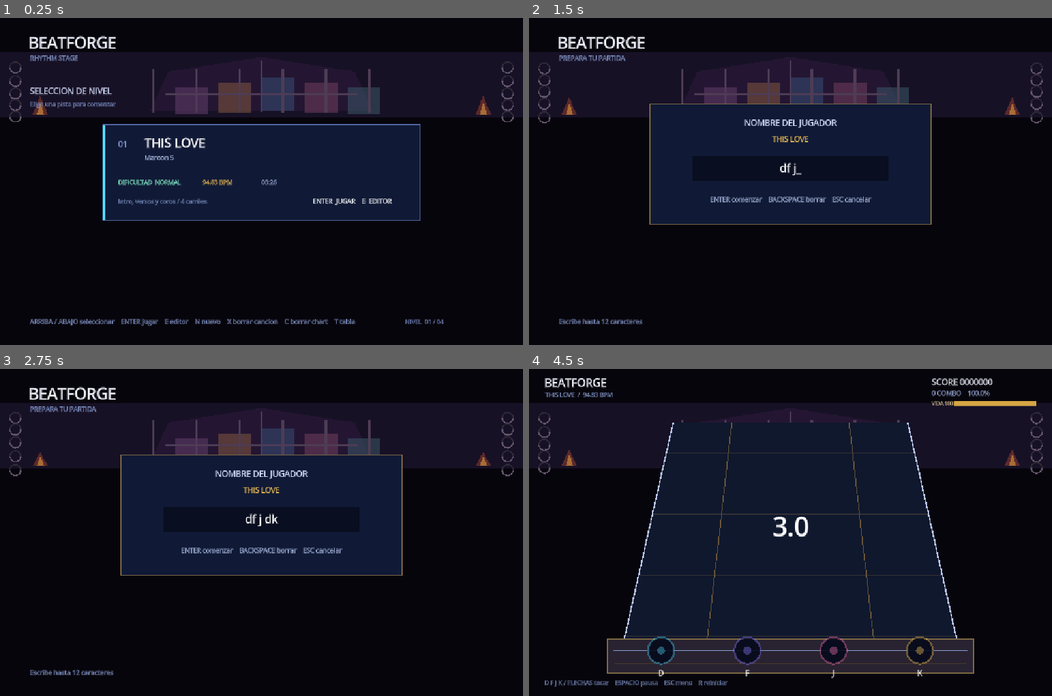
Above: before the commit, frames 1-4 (two rows, left to right).
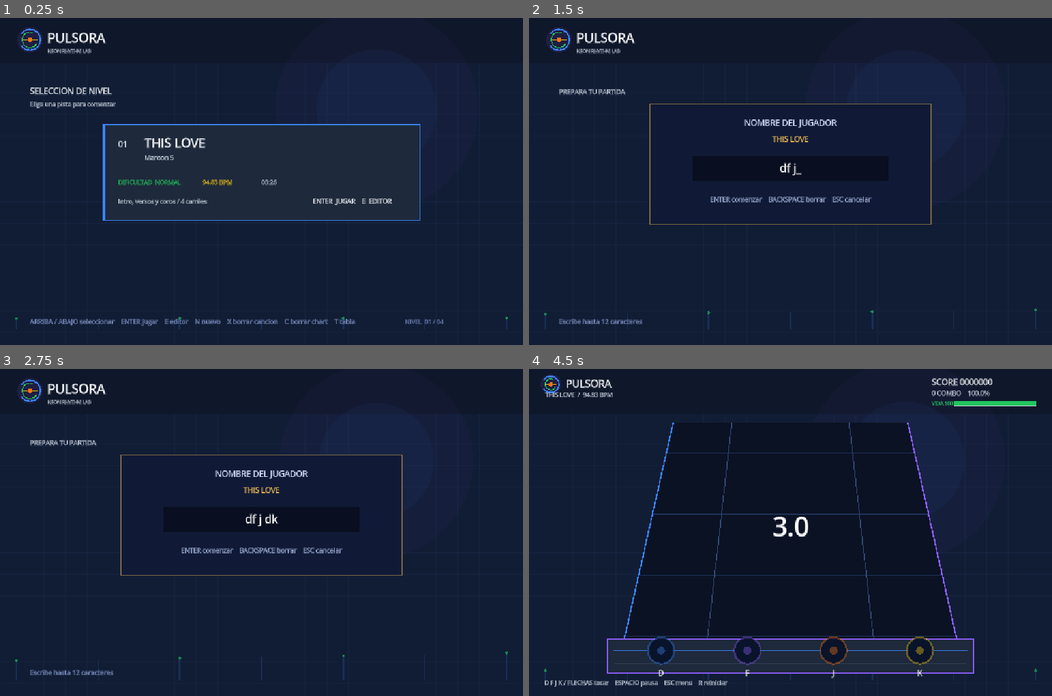
Above: after the commit, the same moments.

Repository: felipapa/Bateria
Game: Godot game, scene res://main.tscn
Two runs of this game, one before a commit and one after it. Both use one fixed random seed, a clock stepped at 60 frames per second and the inputs below. Sound files missing from this copy of the repository are replaced by a short silence.
Inputs (mouse positions are in pixels of both pictures, inside the frame that each line leads up to):
- Up to frame 1 (0.25 s): no input
- Up to frame 2 (1.5 s): tap Enter at 0.5 s; move the mouse to (905, 165) at 0.52 s; hold D 0.53-1.28 s; tap F at 0.6 s; click (905, 165) at 0.67 s; tap Space at 0.77 s; move the mouse to (685, 197) at 1.27 s; hold Down from 1.28 s (still down); tap J at 1.35 s
- Up to frame 3 (2.75 s): tap Space at 1.52 s; move the mouse to (313, 460) at 2.02 s; release Down at 2.03 s; hold D from 2.03 s (still down); tap K at 2.1 s
- Up to frame 4 (4.5 s): move the mouse to (764, 597) at 2.77 s; release D at 2.78 s; hold Up 2.78-3.53 s; tap R at 2.85 s; click (764, 597) at 2.92 s; tap Space at 3.02, 3.77, 4.25 s; move the mouse to (947, 581) at 3.52 s; hold Left from 3.53 s (still down); tap Enter at 3.6 s; move the mouse to (633, 483) at 4.27 s; tap E at 4.35 s

The runs differ from the first frame. In frame 1, 68% of the frame differs, in the area x 0-100%, y 0-100%; in frame 2, 67%; in frame 3, 67%; in frame 4, 47%.

Commit message:
refresh pulsora visual identity

Diff:
--- a/project.godot
+++ b/project.godot
@@ -10,7 +10,7 @@
 
 [application]
 
-config/name="Beatforge - Prototipo de Ritmo"
+config/name="Pulsora - Neon Rhythm Lab"
 run/main_scene="res://main.tscn"
 config/features=PackedStringArray("4.7")
 
@@ -29,4 +29,4 @@
 
 renderer/rendering_method="gl_compatibility"
 renderer/rendering_method.mobile="gl_compatibility"
-environment/defaults/default_clear_color=Color(0.027, 0.039, 0.09, 1)
+environment/defaults/default_clear_color=Color(0.059, 0.09, 0.165, 1)
--- a/scripts/rhythm_game.gd
+++ b/scripts/rhythm_game.gd
@@ -32,10 +32,10 @@
 
 const LANE_KEYS := ["D", "F", "J", "K"]
 const LANE_COLORS := [
-	Color("#52d6ff"),
-	Color("#8d7bff"),
-	Color("#ff72b6"),
-	Color("#ffc857")
+	Color("#3B82F6"),
+	Color("#8B5CF6"),
+	Color("#F97316"),
+	Color("#FACC15")
 ]
 const KEY_TO_LANE := {
 	KEY_D: 0,
@@ -49,6 +49,18 @@
 }
 const CUSTOM_LEVELS_PATH := "res://levels/custom_levels.json"
 const BUILTIN_LEVEL_COUNT := 3
+const BRAND_NAME := "PULSORA"
+const BRAND_TAGLINE := "NEON RHYTHM LAB"
+const COLOR_BACKGROUND := Color("#0F172A")
+const COLOR_BLUE := Color("#3B82F6")
+const COLOR_GREEN := Color("#22C55E")
+const COLOR_YELLOW := Color("#FACC15")
+const COLOR_ORANGE := Color("#F97316")
+const COLOR_RED := Color("#EF4444")
+const COLOR_WHITE := Color("#F8FAFC")
+const COLOR_PANEL := Color("#1E293B")
+const COLOR_LIGHT := Color("#CBD5E1")
+const COLOR_VIOLET := Color("#8B5CF6")
 
 var levels: Array = [
 	{
@@ -1246,31 +1258,43 @@
 		draw_set_transform(Vector2.ZERO, 0.0, Vector2.ONE)
 
 
+func _draw_brand(position: Vector2, compact: bool) -> void:
+	var radius := 18.0 if compact else 23.0
+	draw_circle(position, radius + 5.0, Color(COLOR_VIOLET, 0.12))
+	draw_arc(position, radius, -PI * 0.82, PI * 0.82, 24, COLOR_BLUE, 3.0)
+	draw_arc(position, radius - 6.0, PI * 0.18, TAU * 0.82, 20, COLOR_GREEN, 2.0)
+	draw_line(position + Vector2(-radius * 0.72, 0.0), position + Vector2(radius * 0.72, 0.0), COLOR_YELLOW, 2.0)
+	draw_circle(position, 5.0, COLOR_ORANGE)
+	var text_position := position + Vector2(radius + 15.0, 7.0)
+	draw_string(fallback_font, text_position, BRAND_NAME, HORIZONTAL_ALIGNMENT_LEFT, -1.0, 28 if not compact else 22, COLOR_WHITE)
+	if not compact:
+		draw_string(fallback_font, text_position + Vector2(1.0, 22.0), BRAND_TAGLINE, HORIZONTAL_ALIGNMENT_LEFT, -1.0, 10, COLOR_LIGHT)
+
+
 func _draw_menu() -> void:
 	var viewport_size := get_viewport_rect().size
 	_draw_animated_background(viewport_size, menu_time)
-
-	draw_string(fallback_font, Vector2(62.0, 68.0), "BEATFORGE", HORIZONTAL_ALIGNMENT_LEFT, -1.0, 34, Color("#f2f5ff"))
-	draw_string(fallback_font, Vector2(66.0, 94.0), "RHYTHM STAGE", HORIZONTAL_ALIGNMENT_LEFT, -1.0, 14, Color("#8296c9"))
-	draw_string(fallback_font, Vector2(66.0, 168.0), "SELECCION DE NIVEL", HORIZONTAL_ALIGNMENT_LEFT, -1.0, 18, Color("#d8e2ff"))
-	draw_string(fallback_font, Vector2(66.0, 195.0), "Elige una pista para comenzar", HORIZONTAL_ALIGNMENT_LEFT, -1.0, 13, Color("#778bbd"))
+	_draw_brand(Vector2(66.0, 48.0), false)
+
+	draw_string(fallback_font, Vector2(66.0, 168.0), "SELECCION DE NIVEL", HORIZONTAL_ALIGNMENT_LEFT, -1.0, 18, COLOR_WHITE)
+	draw_string(fallback_font, Vector2(66.0, 195.0), "Elige una pista para comenzar", HORIZONTAL_ALIGNMENT_LEFT, -1.0, 13, COLOR_LIGHT)
 
 	var card_size := Vector2(minf(700.0, viewport_size.x - 132.0), 210.0)
 	var card_position := Vector2((viewport_size.x - card_size.x) * 0.5, 235.0)
 	var card := Rect2(card_position, card_size)
-	draw_rect(card, Color("#101a36"))
-	draw_rect(card, Color("#536aa5"), false, 2.0)
+	draw_rect(card, COLOR_PANEL)
+	draw_rect(card, COLOR_BLUE, false, 2.0)
 	draw_rect(Rect2(card_position, Vector2(7.0, card_size.y)), LANE_COLORS[selected_level % LANE_COUNT])
 
 	var level: Dictionary = levels[selected_level]
-	draw_string(fallback_font, card_position + Vector2(34.0, 50.0), "%02d" % (selected_level + 1), HORIZONTAL_ALIGNMENT_LEFT, -1.0, 18, Color("#7f94ca"))
-	draw_string(fallback_font, card_position + Vector2(92.0, 51.0), str(level.title), HORIZONTAL_ALIGNMENT_LEFT, -1.0, 27, Color.WHITE)
-	draw_string(fallback_font, card_position + Vector2(92.0, 78.0), str(level.subtitle), HORIZONTAL_ALIGNMENT_LEFT, -1.0, 14, Color("#a9b8df"))
-	draw_string(fallback_font, card_position + Vector2(34.0, 132.0), "DIFICULTAD  " + str(level.difficulty), HORIZONTAL_ALIGNMENT_LEFT, -1.0, 13, Color("#8fffd6"))
-	draw_string(fallback_font, card_position + Vector2(220.0, 132.0), str(level.bpm_label), HORIZONTAL_ALIGNMENT_LEFT, -1.0, 13, Color("#ffc857"))
-	draw_string(fallback_font, card_position + Vector2(350.0, 132.0), str(level.length), HORIZONTAL_ALIGNMENT_LEFT, -1.0, 13, Color("#a9b8df"))
-	draw_string(fallback_font, card_position + Vector2(34.0, 174.0), str(level.notes), HORIZONTAL_ALIGNMENT_LEFT, -1.0, 13, Color("#778bbd"))
-	draw_string(fallback_font, card_position + Vector2(card_size.x - 260.0, 174.0), "ENTER  JUGAR    E  EDITOR", HORIZONTAL_ALIGNMENT_CENTER, 220.0, 14, Color("#ffffff"))
+	draw_string(fallback_font, card_position + Vector2(34.0, 50.0), "%02d" % (selected_level + 1), HORIZONTAL_ALIGNMENT_LEFT, -1.0, 18, COLOR_LIGHT)
+	draw_string(fallback_font, card_position + Vector2(92.0, 51.0), str(level.title), HORIZONTAL_ALIGNMENT_LEFT, -1.0, 27, COLOR_WHITE)
+	draw_string(fallback_font, card_position + Vector2(92.0, 78.0), str(level.subtitle), HORIZONTAL_ALIGNMENT_LEFT, -1.0, 14, COLOR_LIGHT)
+	draw_string(fallback_font, card_position + Vector2(34.0, 132.0), "DIFICULTAD  " + str(level.difficulty), HORIZONTAL_ALIGNMENT_LEFT, -1.0, 13, COLOR_GREEN)
+	draw_string(fallback_font, card_position + Vector2(220.0, 132.0), str(level.bpm_label), HORIZONTAL_ALIGNMENT_LEFT, -1.0, 13, COLOR_YELLOW)
+	draw_string(fallback_font, card_position + Vector2(350.0, 132.0), str(level.length), HORIZONTAL_ALIGNMENT_LEFT, -1.0, 13, COLOR_LIGHT)
+	draw_string(fallback_font, card_position + Vector2(34.0, 174.0), str(level.notes), HORIZONTAL_ALIGNMENT_LEFT, -1.0, 13, COLOR_LIGHT)
+	draw_string(fallback_font, card_position + Vector2(card_size.x - 260.0, 174.0), "ENTER  JUGAR    E  EDITOR", HORIZONTAL_ALIGNMENT_CENTER, 220.0, 14, COLOR_WHITE)
 
 	draw_string(fallback_font, Vector2(66.0, viewport_size.y - 46.0), "ARRIBA / ABAJO seleccionar    ENTER jugar    E editor    N nuevo    X borrar cancion    C borrar chart    T tabla", HORIZONTAL_ALIGNMENT_LEFT, -1.0, 14, Color("#8296c9"))
 	draw_string(fallback_font, Vector2(viewport_size.x - 260.0, viewport_size.y - 46.0), "NIVEL  %02d / %02d" % [selected_level + 1, levels.size()], HORIZONTAL_ALIGNMENT_LEFT, -1.0, 13, Color("#6678aa"))
@@ -1280,8 +1304,8 @@
 	var viewport_size := get_viewport_rect().size
 	_draw_animated_background(viewport_size, menu_time)
 	var level: Dictionary = levels[selected_level]
-	draw_string(fallback_font, Vector2(62.0, 68.0), "BEATFORGE", HORIZONTAL_ALIGNMENT_LEFT, -1.0, 34, Color("#f2f5ff"))
-	draw_string(fallback_font, Vector2(66.0, 94.0), "PREPARA TU PARTIDA", HORIZONTAL_ALIGNMENT_LEFT, -1.0, 14, Color("#8296c9"))
+	_draw_brand(Vector2(66.0, 48.0), false)
+	draw_string(fallback_font, Vector2(66.0, 168.0), "PREPARA TU PARTIDA", HORIZONTAL_ALIGNMENT_LEFT, -1.0, 14, COLOR_LIGHT)
 	var panel := Rect2((viewport_size.x - 620.0) * 0.5, 190.0, 620.0, 265.0)
 	draw_rect(panel, Color("#101a36"))
 	draw_rect(panel, Color("#806a45"), false, 2.0)
@@ -1299,8 +1323,8 @@
 func _draw_new_level() -> void:
 	var viewport_size := get_viewport_rect().size
 	_draw_animated_background(viewport_size, menu_time)
-	draw_string(fallback_font, Vector2(62.0, 68.0), "BEATFORGE", HORIZONTAL_ALIGNMENT_LEFT, -1.0, 34, Color("#f2f5ff"))
-	draw_string(fallback_font, Vector2(66.0, 94.0), "NUEVO NIVEL", HORIZONTAL_ALIGNMENT_LEFT, -1.0, 14, Color("#8296c9"))
+	_draw_brand(Vector2(66.0, 48.0), false)
+	draw_string(fallback_font, Vector2(66.0, 168.0), "NUEVO NIVEL", HORIZONTAL_ALIGNMENT_LEFT, -1.0, 14, COLOR_LIGHT)
 	var panel := Rect2((viewport_size.x - 780.0) * 0.5, 150.0, 780.0, 390.0)
 	draw_rect(panel, Color("#101a36"))
 	draw_rect(panel, Color("#806a45"), false, 2.0)
@@ -1343,8 +1367,8 @@
 	var viewport_size := get_viewport_rect().size
 	_draw_animated_background(viewport_size, menu_time)
 	var level: Dictionary = levels[selected_level]
-	draw_string(fallback_font, Vector2(62.0, 68.0), "BEATFORGE", HORIZONTAL_ALIGNMENT_LEFT, -1.0, 34, Color("#f2f5ff"))
-	draw_string(fallback_font, Vector2(66.0, 94.0), "TABLA DE PUNTUACIONES", HORIZONTAL_ALIGNMENT_LEFT, -1.0, 14, Color("#8296c9"))
+	_draw_brand(Vector2(66.0, 48.0), false)
+	draw_string(fallback_font, Vector2(66.0, 168.0), "TABLA DE PUNTUACIONES", HORIZONTAL_ALIGNMENT_LEFT, -1.0, 14, COLOR_LIGHT)
 	draw_string(fallback_font, Vector2(66.0, 154.0), "ARRIBA / ABAJO cambia de nivel", HORIZONTAL_ALIGNMENT_LEFT, -1.0, 13, Color("#778bbd"))
 	draw_string(fallback_font, Vector2(viewport_size.x - 280.0, 154.0), str(level.title), HORIZONTAL_ALIGNMENT_LEFT, -1.0, 17, Color("#ffc857"))
 
@@ -1374,7 +1398,8 @@
 func _draw_editor() -> void:
 	var viewport_size := get_viewport_rect().size
 	_draw_animated_background(viewport_size, menu_time)
-	draw_string(fallback_font, Vector2(34.0, 42.0), "BEATFORGE  /  LEVEL EDITOR", HORIZONTAL_ALIGNMENT_LEFT, -1.0, 24, Color("#f2f5ff"))
+	_draw_brand(Vector2(48.0, 34.0), true)
+	draw_string(fallback_font, Vector2(180.0, 42.0), "LEVEL EDITOR", HORIZONTAL_ALIGNMENT_LEFT, -1.0, 20, COLOR_WHITE)
 	var editor_level: Dictionary = levels[selected_level]
 	draw_string(fallback_font, Vector2(36.0, 64.0), str(editor_level.title) + "  /  " + str(editor_level.bpm_label), HORIZONTAL_ALIGNMENT_LEFT, -1.0, 13, Color("#8296c9"))
 
@@ -1448,24 +1473,24 @@
 		Vector2(field_left + field_width, highway_bottom),
 		Vector2(field_left, highway_bottom)
 	])
-	draw_colored_polygon(highway, Color("#10182d"))
+	draw_colored_polygon(highway, Color("#0B1224"))
 
 	for row in range(9):
 		var progress := float(row) / 8.0
 		var y := lerpf(SPAWN_Y, highway_bottom, progress)
 		var width_at := lerpf(top_width, field_width, progress)
 		var left_at := field_left + (field_width - width_at) * 0.5
-		draw_line(Vector2(left_at, y), Vector2(left_at + width_at, y), Color(0.42, 0.34, 0.26, 0.42), 1.0)
+		draw_line(Vector2(left_at, y), Vector2(left_at + width_at, y), Color(0.23, 0.38, 0.65, 0.42), 1.0)
 
 	for lane in range(1, LANE_COUNT):
 		var top_x := field_left + (field_width - top_width) * 0.5 + top_width * float(lane) / LANE_COUNT
 		var bottom_x := field_left + field_width * float(lane) / LANE_COUNT
-		draw_line(Vector2(top_x, SPAWN_Y), Vector2(bottom_x, highway_bottom), Color("#6c573c"), 2.0)
+		draw_line(Vector2(top_x, SPAWN_Y), Vector2(bottom_x, highway_bottom), Color("#334B78"), 2.0)
 
 	var left_top := field_left + (field_width - top_width) * 0.5
 	var right_top := left_top + top_width
-	draw_line(Vector2(left_top, SPAWN_Y), Vector2(field_left, highway_bottom), Color("#b7c5e8"), 3.0)
-	draw_line(Vector2(right_top, SPAWN_Y), Vector2(field_left + field_width, highway_bottom), Color("#b7c5e8"), 3.0)
+	draw_line(Vector2(left_top, SPAWN_Y), Vector2(field_left, highway_bottom), COLOR_BLUE, 3.0)
+	draw_line(Vector2(right_top, SPAWN_Y), Vector2(field_left + field_width, highway_bottom), COLOR_VIOLET, 3.0)
 
 	# Notes use the same perspective interpolation as the highway lines.
 	for note in active_notes:
@@ -1499,10 +1524,10 @@
 
 	# Receptors sit at the wide end of the highway.
 	var receptor_lane_width := field_width / LANE_COUNT
-	draw_rect(Rect2(field_left - 22.0, JUDGEMENT_Y - 25.0, field_width + 44.0, 74.0), Color("#292331"))
-	draw_rect(Rect2(field_left - 22.0, JUDGEMENT_Y - 25.0, field_width + 44.0, 74.0), Color("#806a45"), false, 2.0)
-	draw_line(Vector2(field_left - 8.0, JUDGEMENT_Y + 28.0), Vector2(field_left + field_width + 8.0, JUDGEMENT_Y + 28.0), Color("#4b3b2d"), 2.0)
-	var line_color := Color("#ffffff") if pulse_timer > 0.0 else Color("#8da5db")
+	draw_rect(Rect2(field_left - 22.0, JUDGEMENT_Y - 25.0, field_width + 44.0, 74.0), COLOR_PANEL)
+	draw_rect(Rect2(field_left - 22.0, JUDGEMENT_Y - 25.0, field_width + 44.0, 74.0), COLOR_VIOLET, false, 2.0)
+	draw_line(Vector2(field_left - 8.0, JUDGEMENT_Y + 28.0), Vector2(field_left + field_width + 8.0, JUDGEMENT_Y + 28.0), Color("#334155"), 2.0)
+	var line_color := COLOR_WHITE if pulse_timer > 0.0 else COLOR_BLUE
 	draw_line(Vector2(field_left - 10.0, JUDGEMENT_Y), Vector2(field_left + field_width + 10.0, JUDGEMENT_Y), line_color, 3.0)
 	for lane in range(LANE_COUNT):
 		var center_x := field_left + receptor_lane_width * (lane + 0.5)
@@ -1511,10 +1536,10 @@
 		var receptor_color: Color = LANE_COLORS[lane]
 		if lane_flash[lane] <= 0.0:
 			receptor_color = Color(receptor_color, 0.38)
-		draw_circle(Vector2(center_x, JUDGEMENT_Y), radius, Color(0.02, 0.04, 0.10, 0.9))
+		draw_circle(Vector2(center_x, JUDGEMENT_Y), radius, Color(0.03, 0.07, 0.16, 0.95))
 		draw_arc(Vector2(center_x, JUDGEMENT_Y), radius, 0.0, TAU, 28, receptor_color, 4.0)
 		draw_circle(Vector2(center_x, JUDGEMENT_Y), radius * 0.30, receptor_color)
-		draw_string(fallback_font, Vector2(center_x - receptor_lane_width * 0.5, JUDGEMENT_Y + 56.0), LANE_KEYS[lane], HORIZONTAL_ALIGNMENT_CENTER, receptor_lane_width, 17, Color.WHITE)
+		draw_string(fallback_font, Vector2(center_x - receptor_lane_width * 0.5, JUDGEMENT_Y + 56.0), LANE_KEYS[lane], HORIZONTAL_ALIGNMENT_CENTER, receptor_lane_width, 17, COLOR_WHITE)
 	_draw_hit_effects(field_left, field_width)
 
 	if song_time < 0.0:
@@ -1576,75 +1601,51 @@
 
 
 func _draw_animated_background(viewport_size: Vector2, animation_time: float) -> void:
-	draw_rect(Rect2(Vector2.ZERO, viewport_size), Color("#07050c"))
-	draw_rect(Rect2(0.0, 74.0, viewport_size.x, 145.0), Color("#171126"))
+	draw_rect(Rect2(Vector2.ZERO, viewport_size), COLOR_BACKGROUND)
+	draw_rect(Rect2(0.0, 100.0, viewport_size.x, viewport_size.y - 100.0), Color("#111D35"))
 	var pulse := 0.5 + 0.5 * sin(animation_time * 2.0)
-	var center_x := viewport_size.x * 0.5
-	# Broken cathedral window, deliberately low contrast so the highway stays readable.
-	draw_colored_polygon(PackedVector2Array([
-		Vector2(center_x - 245.0, 205.0), Vector2(center_x - 205.0, 118.0),
-		Vector2(center_x, 86.0), Vector2(center_x + 205.0, 118.0),
-		Vector2(center_x + 245.0, 205.0)
-	]), Color("#241633"))
-	var glass_colors := [Color("#58365f", 0.65), Color("#8d603e", 0.48), Color("#344a70", 0.58), Color("#75405d", 0.52), Color("#3c5a68", 0.52)]
-	for pane in range(5):
-		var pane_x := center_x - 190.0 + pane * 95.0
-		draw_rect(Rect2(pane_x, 130.0 + absf(2 - pane) * 12.0, 72.0, 75.0 - absf(2 - pane) * 9.0), glass_colors[pane])
-	# Stone mullions and the broken cross at the center.
-	for pane in range(6):
-		var mullion_x := center_x - 238.0 + pane * 95.0
-		draw_line(Vector2(mullion_x, 112.0), Vector2(mullion_x, 210.0), Color("#4e3c55"), 5.0)
-	draw_line(Vector2(center_x - 212.0, 167.0), Vector2(center_x + 212.0, 167.0), Color("#4e3c55"), 5.0)
-	draw_line(Vector2(center_x, 94.0), Vector2(center_x, 207.0), Color("#4e3c55"), 5.0)
-	# Iron chain silhouettes on either side of the stage.
-	for side in range(2):
-		var chain_x := 34.0 if side == 0 else viewport_size.x - 34.0
-		for link in range(5):
-			var link_y := 108.0 + link * 28.0 + sin(animation_time * 1.2 + link) * 3.0
-			draw_arc(Vector2(chain_x, link_y), 12.0, 0.0, PI, 14, Color("#62546a"), 3.0)
-			draw_arc(Vector2(chain_x, link_y), 12.0, PI, TAU, 14, Color("#302936"), 3.0)
-	# Small altar flames at the edges react to the beat pulse.
-	for side in range(2):
-		var flame_x := 88.0 if side == 0 else viewport_size.x - 88.0
-		var flame_height := 28.0 + pulse * 20.0
-		draw_colored_polygon(PackedVector2Array([
-			Vector2(flame_x - 16.0, 213.0), Vector2(flame_x - 7.0, 213.0 - flame_height * 0.55),
-			Vector2(flame_x + 1.0, 213.0 - flame_height), Vector2(flame_x + 8.0, 213.0 - flame_height * 0.48),
-			Vector2(flame_x + 18.0, 213.0)
-		]), Color("#a7432e", 0.48))
-		draw_colored_polygon(PackedVector2Array([
-			Vector2(flame_x - 7.0, 213.0), Vector2(flame_x + 1.0, 213.0 - flame_height * 0.68),
-			Vector2(flame_x + 9.0, 213.0)
-		]), Color("#e3a33f", 0.56))
+	var center := Vector2(viewport_size.x * 0.72, viewport_size.y * 0.28)
+	draw_circle(center, 210.0 + pulse * 18.0, Color(COLOR_VIOLET, 0.035))
+	draw_circle(center, 125.0 + pulse * 10.0, Color(COLOR_BLUE, 0.045))
+	for x in range(0, int(viewport_size.x) + 1, 48):
+		draw_line(Vector2(x, 100.0), Vector2(x, viewport_size.y), Color(0.20, 0.32, 0.52, 0.10), 1.0)
+	for y in range(116, int(viewport_size.y), 48):
+		draw_line(Vector2(0.0, y), Vector2(viewport_size.x, y), Color(0.20, 0.32, 0.52, 0.10), 1.0)
+	for index in range(7):
+		var x := 36.0 + index * 180.0
+		var height := 20.0 + fmod(animation_time * (8.0 + index), 42.0)
+		draw_line(Vector2(x, viewport_size.y - 36.0), Vector2(x, viewport_size.y - 36.0 - height), Color(COLOR_BLUE, 0.18), 3.0)
+		if index % 2 == 0:
+			draw_circle(Vector2(x, viewport_size.y - 36.0 - height), 3.0, Color(COLOR_GREEN, 0.60))
 
 
 func _draw_header(viewport_size: Vector2) -> void:
-	draw_string(fallback_font, Vector2(34.0, 40.0), "BEATFORGE", HORIZONTAL_ALIGNMENT_LEFT, -1.0, 24, Color("#f2f5ff"))
+	_draw_brand(Vector2(48.0, 34.0), true)
 	var game_level: Dictionary = levels[selected_level]
-	draw_string(fallback_font, Vector2(36.0, 62.0), str(game_level.title) + "  /  " + str(game_level.bpm_label), HORIZONTAL_ALIGNMENT_LEFT, -1.0, 13, Color("#8296c9"))
+	draw_string(fallback_font, Vector2(36.0, 62.0), str(game_level.title) + "  /  " + str(game_level.bpm_label), HORIZONTAL_ALIGNMENT_LEFT, -1.0, 13, COLOR_LIGHT)
 	var accuracy := _accuracy_percent()
-	draw_string(fallback_font, Vector2(viewport_size.x - 265.0, 36.0), "SCORE %07d" % score, HORIZONTAL_ALIGNMENT_LEFT, -1.0, 18, Color("#f2f5ff"))
-	draw_string(fallback_font, Vector2(viewport_size.x - 265.0, 59.0), "%d COMBO    %.1f%%" % [combo, accuracy], HORIZONTAL_ALIGNMENT_LEFT, -1.0, 14, Color("#9aacdb"))
-	draw_string(fallback_font, Vector2(viewport_size.x - 265.0, 80.0), "VIDA %03d" % int(life), HORIZONTAL_ALIGNMENT_LEFT, -1.0, 11, Color("#c9b58a"))
-	draw_rect(Rect2(viewport_size.x - 215.0, 70.0, 180.0, 12.0), Color("#251b27"))
-	var life_color := Color("#d6a642") if life > 35.0 else Color("#b84646")
+	draw_string(fallback_font, Vector2(viewport_size.x - 265.0, 36.0), "SCORE %07d" % score, HORIZONTAL_ALIGNMENT_LEFT, -1.0, 18, COLOR_WHITE)
+	draw_string(fallback_font, Vector2(viewport_size.x - 265.0, 59.0), "%d COMBO    %.1f%%" % [combo, accuracy], HORIZONTAL_ALIGNMENT_LEFT, -1.0, 14, COLOR_LIGHT)
+	draw_string(fallback_font, Vector2(viewport_size.x - 265.0, 80.0), "VIDA %03d" % int(life), HORIZONTAL_ALIGNMENT_LEFT, -1.0, 11, COLOR_GREEN)
+	draw_rect(Rect2(viewport_size.x - 215.0, 70.0, 180.0, 12.0), Color("#0B1224"))
+	var life_color := COLOR_GREEN if life > 35.0 else COLOR_RED
 	draw_rect(Rect2(viewport_size.x - 215.0, 70.0, 180.0 * life / MAX_LIFE, 12.0), life_color)
-	draw_rect(Rect2(viewport_size.x - 215.0, 70.0, 180.0, 12.0), Color("#806a45"), false, 1.0)
-	draw_string(fallback_font, Vector2(34.0, viewport_size.y - 24.0), "D F J K / FLECHAS tocar    ESPACIO pausa    ESC menu    R reiniciar", HORIZONTAL_ALIGNMENT_LEFT, -1.0, 13, Color("#7084b5"))
+	draw_rect(Rect2(viewport_size.x - 215.0, 70.0, 180.0, 12.0), COLOR_LIGHT, false, 1.0)
+	draw_string(fallback_font, Vector2(34.0, viewport_size.y - 24.0), "D F J K / FLECHAS tocar    ESPACIO pausa    ESC menu    R reiniciar", HORIZONTAL_ALIGNMENT_LEFT, -1.0, 13, COLOR_LIGHT)
 
 
 func _draw_results(field_left: float, field_width: float) -> void:
 	var panel := Rect2(field_left + 90.0, 205.0, field_width - 180.0, 290.0)
-	draw_rect(panel, Color("#101a36"))
-	draw_rect(panel, Color("#536aa5"), false, 2.0)
+	draw_rect(panel, COLOR_PANEL)
+	draw_rect(panel, COLOR_BLUE, false, 2.0)
 	var result_title := "GAME OVER" if game_over else "NIVEL COMPLETADO"
-	var result_color := Color("#ff6b63") if game_over else Color.WHITE
+	var result_color := COLOR_RED if game_over else COLOR_GREEN
 	draw_string(fallback_font, Vector2(panel.position.x, panel.position.y + 54.0), result_title, HORIZONTAL_ALIGNMENT_CENTER, panel.size.x, 30, result_color)
-	draw_string(fallback_font, Vector2(panel.position.x, panel.position.y + 82.0), str(player_name), HORIZONTAL_ALIGNMENT_CENTER, panel.size.x, 14, Color("#a9b8df"))
-	draw_string(fallback_font, Vector2(panel.position.x, panel.position.y + 102.0), "SCORE  %07d" % score, HORIZONTAL_ALIGNMENT_CENTER, panel.size.x, 24, Color("#ffc857"))
-	draw_string(fallback_font, Vector2(panel.position.x, panel.position.y + 143.0), "PERFECT %d    GREAT %d    GOOD %d    MISS %d" % [perfects, greats, goods, misses], HORIZONTAL_ALIGNMENT_CENTER, panel.size.x, 15, Color("#b8c7eb"))
-	draw_string(fallback_font, Vector2(panel.position.x, panel.position.y + 185.0), "MAX COMBO  %d    ACCURACY  %.1f%%" % [max_combo, _accuracy_percent()], HORIZONTAL_ALIGNMENT_CENTER, panel.size.x, 17, Color("#f2f5ff"))
-	draw_string(fallback_font, Vector2(panel.position.x, panel.position.y + 238.0), "R reiniciar    ESC menu", HORIZONTAL_ALIGNMENT_CENTER, panel.size.x, 16, Color("#8fffd6"))
+	draw_string(fallback_font, Vector2(panel.position.x, panel.position.y + 82.0), str(player_name), HORIZONTAL_ALIGNMENT_CENTER, panel.size.x, 14, COLOR_LIGHT)
+	draw_string(fallback_font, Vector2(panel.position.x, panel.position.y + 102.0), "SCORE  %07d" % score, HORIZONTAL_ALIGNMENT_CENTER, panel.size.x, 24, COLOR_YELLOW)
+	draw_string(fallback_font, Vector2(panel.position.x, panel.position.y + 143.0), "PERFECT %d    GREAT %d    GOOD %d    MISS %d" % [perfects, greats, goods, misses], HORIZONTAL_ALIGNMENT_CENTER, panel.size.x, 15, COLOR_LIGHT)
+	draw_string(fallback_font, Vector2(panel.position.x, panel.position.y + 185.0), "MAX COMBO  %d    ACCURACY  %.1f%%" % [max_combo, _accuracy_percent()], HORIZONTAL_ALIGNMENT_CENTER, panel.size.x, 17, COLOR_WHITE)
+	draw_string(fallback_font, Vector2(panel.position.x, panel.position.y + 238.0), "R reiniciar    ESC menu", HORIZONTAL_ALIGNMENT_CENTER, panel.size.x, 16, COLOR_GREEN)
 
 
 func _accuracy_percent() -> float:
